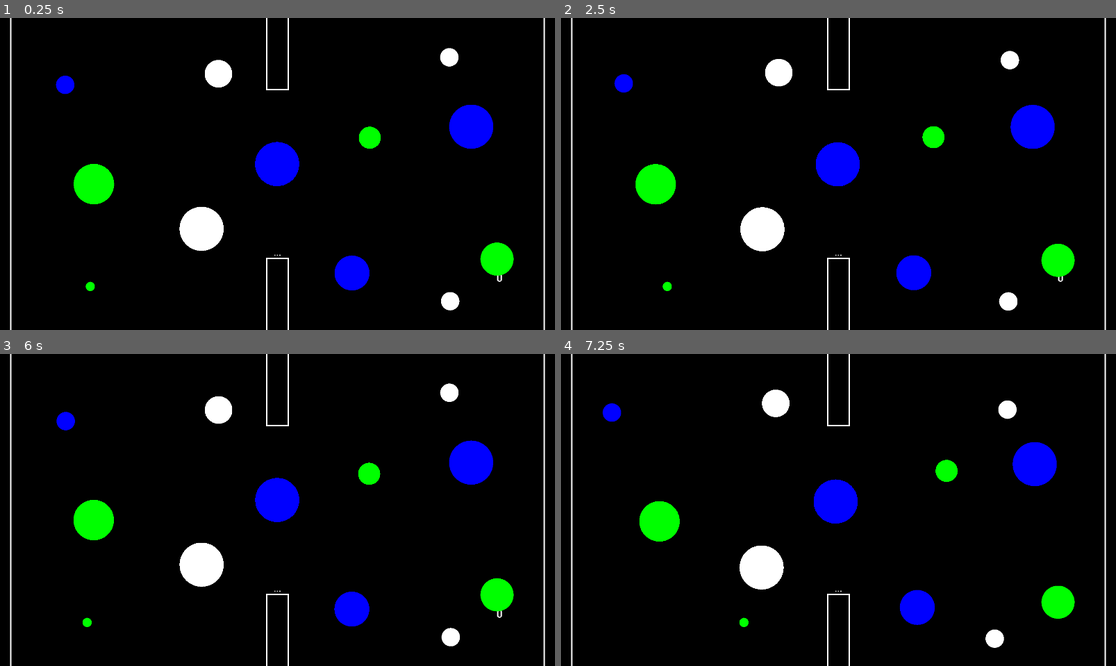
Above: before the commit, frames 1-4 (two rows, left to right).
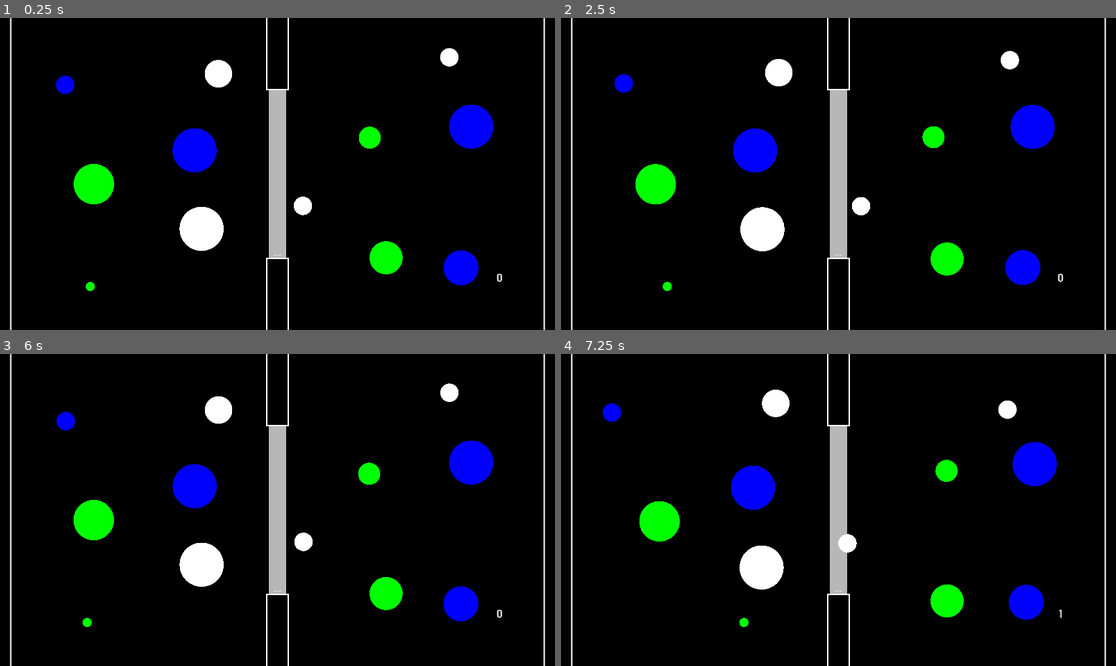
Above: after the commit, the same moments.

Repository: Dark-Gran/Spirit-Circles
Game: Godot game, scene res://src/Main.tscn
The game is run twice, just before and just after one commit, with the same random seed, the same clock (stepped at 60 frames per second) and the same inputs.
Inputs (mouse positions are in pixels of both pictures, inside the frame that each line leads up to):
- Up to frame 1 (0.25 s): no input
- Up to frame 2 (2.5 s): move the mouse to (960, 158) at 0.52 s; hold Right (ui_right) 0.53-1.28 s; tap Space (ui_accept) at 0.77, 1.52 s; move the mouse to (727, 189) at 1.27 s; hold Left (ui_left) 1.28-2.03 s; move the mouse to (894, 105) at 2.02 s; hold Right (ui_right) from 2.03 s (still down)
- Up to frame 3 (6 s): move the mouse to (249, 572) at 2.77 s; tap Space (ui_accept) at 3.02, 3.77, 4.52 s; move the mouse to (444, 556) at 3.52 s; release Right (ui_right) at 3.53 s; hold Left (ui_left) 3.53-5.78 s; move the mouse to (111, 463) at 4.27 s; move the mouse to (305, 510) at 5.02 s; move the mouse to (194, 432) at 5.77 s; hold Right (ui_right) from 5.78 s (still down)
- Up to frame 4 (7.25 s): keep holding Right (ui_right); tap Space (ui_accept) at 6.02, 6.77 s; move the mouse to (960, 494) at 6.52 s

The runs differ from the first frame. In frame 1, 5.5% of the frame differs, in the area x 31-93%, y 23-94%; in frame 2, 5.5%; in frame 3, 5.5%; in frame 4, 5.4%.

Commit message:
beam base

Diff:
--- a/src/world/Circle.gd
+++ b/src/world/Circle.gd
@@ -106,11 +106,17 @@
 	# Reset breakability
 	if unbreakable && grow_buffer == 0:
 		unbreakable = false
+	# Reset collison-exceptions
 	if ignored_while_overlapping.size() > 0:
 		var not_to_ignore_anymore = Array()
 		for i in ignored_while_overlapping:
-			if !circles_overlap(self, i):
-				not_to_ignore_anymore.append(i)
+			if i.is_in_group("circles"):
+				if !circles_overlap(self, i):
+					not_to_ignore_anymore.append(i)
+			else:
+				if i.get_node_or_null("CollisionShape2D") != null:
+					if !$CollisionShape2D.shape.collide($CollisionShape2D.transform, i.get_node("CollisionShape2D").shape, i.get_node("CollisionShape2D").transform):
+						not_to_ignore_anymore.append(i)
 		for i in not_to_ignore_anymore:
 			remove_from_ignore_while_overlapping(i)
 	# RayCast
@@ -154,8 +160,8 @@
 	while movement.length() > 0 && i <= MAX_MOVE_ATTEMPTS:
 		var collision = move_and_collide(movement, true, true, true)
 		if collision:
+			move_and_collide(collision.travel)
 			collide(collision)
-			move_and_collide(movement)
 			movement = collision.remainder
 		else:
 			move_and_collide(movement)
@@ -189,6 +195,13 @@
 		else:
 			collider.add_collision_exception_with(self)
 			add_collision_exception_with(collider)
+	elif collider.is_in_group("beams"):
+		if merging_away || color_type == collider.color_type:
+			add_to_ignore_while_overlapping(collider)
+		elif collider.color_type == ColorType.WHITE:
+			color_reaction(collider, color_type, collision)
+		else:
+			color_reaction(collider, collider.color_type, collision)
 	else:
 		bounce(collision)
 
@@ -236,9 +249,12 @@
 	splitter.add_to_ignore_while_overlapping(toSplit)
 	toSplit.add_to_ignore_while_overlapping(splitter)
 	# Get outcome angle
-	var perpendicular = splitter.velocity_direction.rotated(deg2rad(90))
+	var splitter_direction = Vector2.ZERO
+	if splitter.is_in_group("circles"):
+		splitter_direction = splitter.velocity_direction
+	var perpendicular = splitter_direction.rotated(deg2rad(90))
 	var angle_to_perp = floor(rad2deg(toSplit.velocity_direction.angle_to(perpendicular)))
-	var mid_direction = splitter.velocity_direction + toSplit.velocity_direction # "Get pushed by splitter"
+	var mid_direction = splitter_direction + toSplit.velocity_direction # "Get pushed by splitter"
 	var mid_angle = rad2deg(mid_direction.angle())
 	# Update toSplit
 	var tot_size = toSplit.size+toSplit.grow_buffer
@@ -246,7 +262,7 @@
 	if !toSplit.unbreakable && half_size >= toSplit.color_info.get("lowest_power"): # Break toSplit if big enough
 		toSplit.unbreakable = true
 		if angle_to_perp <= 0 && abs(angle_to_perp) != 180: # In direction against splitter's push = move against the push (ie. "splitting opposing force only corrects it")
-			mid_direction = toSplit.velocity_direction - splitter.velocity_direction
+			mid_direction = toSplit.velocity_direction - splitter_direction
 			mid_angle = rad2deg(mid_direction.angle())
 		# Update old
 		toSplit.grow_buffer = -(toSplit.size-half_size)
--- a/src/world/levels/Level_009.tscn
+++ b/src/world/levels/Level_009.tscn
@@ -1,9 +1,10 @@
-[gd_scene load_steps=5 format=2]
+[gd_scene load_steps=6 format=2]
 
 [ext_resource path="res://src/world/Circle.tscn" type="PackedScene" id=1]
 [ext_resource path="res://src/world/levels/Level.gd" type="Script" id=2]
 [ext_resource path="res://src/world/obstacles/Wall_0.tscn" type="PackedScene" id=3]
 [ext_resource path="res://src/world/obstacles/Wall_2.tscn" type="PackedScene" id=4]
+[ext_resource path="res://src/world/obstacles/Beam.tscn" type="PackedScene" id=5]
 
 [node name="Level" type="Node2D"]
 script = ExtResource( 2 )
@@ -17,7 +18,7 @@
 size = 10.0
 
 [node name="Circle2" parent="Circles" instance=ExtResource( 1 )]
-position = Vector2( 1719.5, 829.697 )
+position = Vector2( 1335.62, 825.207 )
 color_type = 1
 angle = 90
 size = 18.0
@@ -43,11 +44,11 @@
 angle = 100
 
 [node name="Circle7" parent="Circles" instance=ExtResource( 1 )]
-position = Vector2( 1568.52, 979.394 )
+position = Vector2( 1058.92, 649.39 )
 angle = 175
 
 [node name="Circle8" parent="Circles" instance=ExtResource( 1 )]
-position = Vector2( 1214.88, 883.793 )
+position = Vector2( 1592.03, 865.834 )
 color_type = 2
 angle = -20
 size = 19.0
@@ -63,7 +64,7 @@
 size = 12.0
 
 [node name="Circle11" parent="Circles" instance=ExtResource( 1 )]
-position = Vector2( 960.427, 504.688 )
+position = Vector2( 674.821, 456.858 )
 color_type = 2
 angle = 150
 size = 24.0
@@ -76,6 +77,10 @@
 
 [node name="Statics" type="Node2D" parent="."]
 
+[node name="Beam" parent="Statics" instance=ExtResource( 5 )]
+position = Vector2( 960, 540 )
+scale = Vector2( 1, 1.246 )
+
 [node name="Wall" parent="Statics" instance=ExtResource( 4 )]
 position = Vector2( 0, 540 )
 
--- /dev/null
+++ b/src/world/obstacles/Beam.gd
@@ -0,0 +1,3 @@
+extends KinematicBody2D
+
+export (Circle.ColorType) var color_type = Circle.ColorType.WHITE
--- /dev/null
+++ b/src/world/obstacles/Beam.tscn
@@ -0,0 +1,23 @@
+[gd_scene load_steps=4 format=2]
+
+[ext_resource path="res://src/world/obstacles/Beam.gd" type="Script" id=1]
+
+[sub_resource type="CubeMesh" id=1]
+size = Vector3( 20, 20, 2 )
+
+[sub_resource type="RectangleShape2D" id=2]
+
+[node name="Beam" type="KinematicBody2D" groups=[
+"beams",
+]]
+collision_mask = 0
+script = ExtResource( 1 )
+
+[node name="MeshInstance2D" type="MeshInstance2D" parent="."]
+modulate = Color( 1, 1, 1, 0.470588 )
+scale = Vector2( 3, 25 )
+mesh = SubResource( 1 )
+
+[node name="CollisionShape2D" type="CollisionShape2D" parent="."]
+scale = Vector2( 3, 25 )
+shape = SubResource( 2 )
